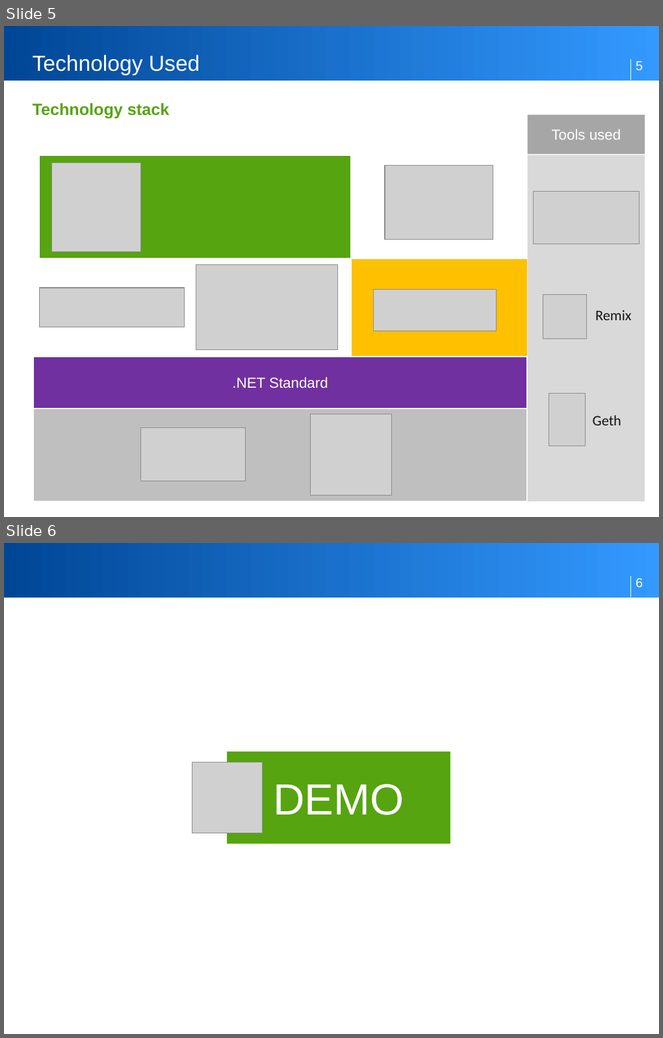
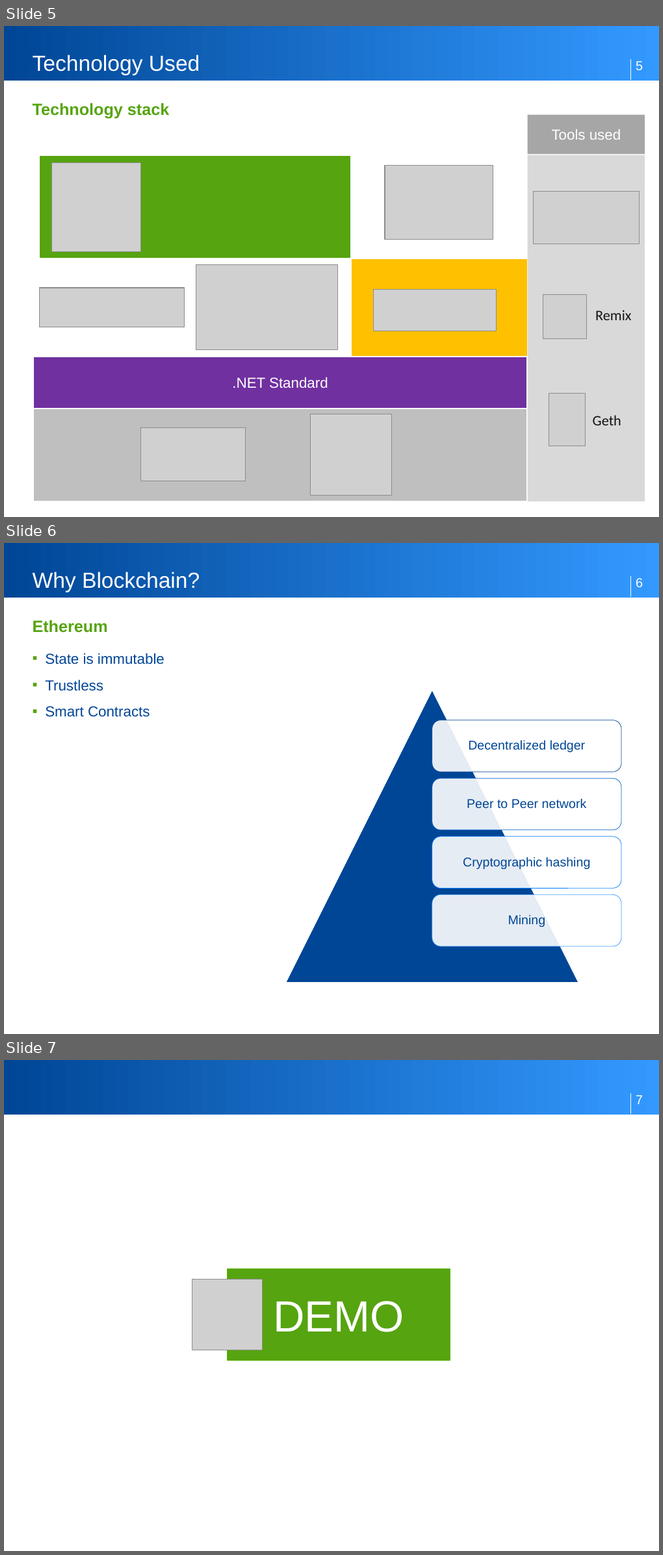
Before and after one commit to harilachu/DirectoryWatcher, a slide deck: Docs/DirectoryWatcher.pptx. Shown one above the other, each under a label of ours: slides 5 and 6 before the commit, slides 5, 6 and 7 after it. The pictures are 663x1038 and 663x1555 pixels, drawn with LibreOffice and Linux fonts; fonts in the diff are those of the drawing; grey boxes stand for pictures; background and template pictures are left out. Boxes give left, top, right and bottom in pixels: in the first picture for what was removed or moved away, otherwise in the second. Text is boxed around its words. In the diff, an @@ line names an element or a change of style, - is before the commit and + after.

```diff
--- a/Docs/DirectoryWatcher.pptx
+++ b/Docs/DirectoryWatcher.pptx
@@ slide 6 added at [4,543,659,1034], background #FFFFFF; not listed: 2 template elements that a slide beside it also shows @@
@@ title added at [33,572,200,592], 24 pt, text #FFFFFF @@
+Why Blockchain?
@@ page number added at [636,578,643,587], 14.2 pt, text #FFFFFF @@
+6
@@ title added at [33,620,108,633], 18 pt, text #56A410, bold @@
+Ethereum
@@ text added at [45,653,165,717], 16 pt, text #004696 @@
+▪ State is immutable
+▪ Trustless
+▪ Smart Contracts
@@ group added at [286,691,622,982]: 4 rounded rectangles, 4 texts, 1 triangle @@
+Decentralized ledger
+Peer to Peer network
+Cryptographic hashing
+Mining
@@ what was slide 6 is now slide 7 @@
@@ page number at [636,1095,643,1104]: text changed @@
-6
+7
```
Also in this commit, not shown: 2 slides changed.
